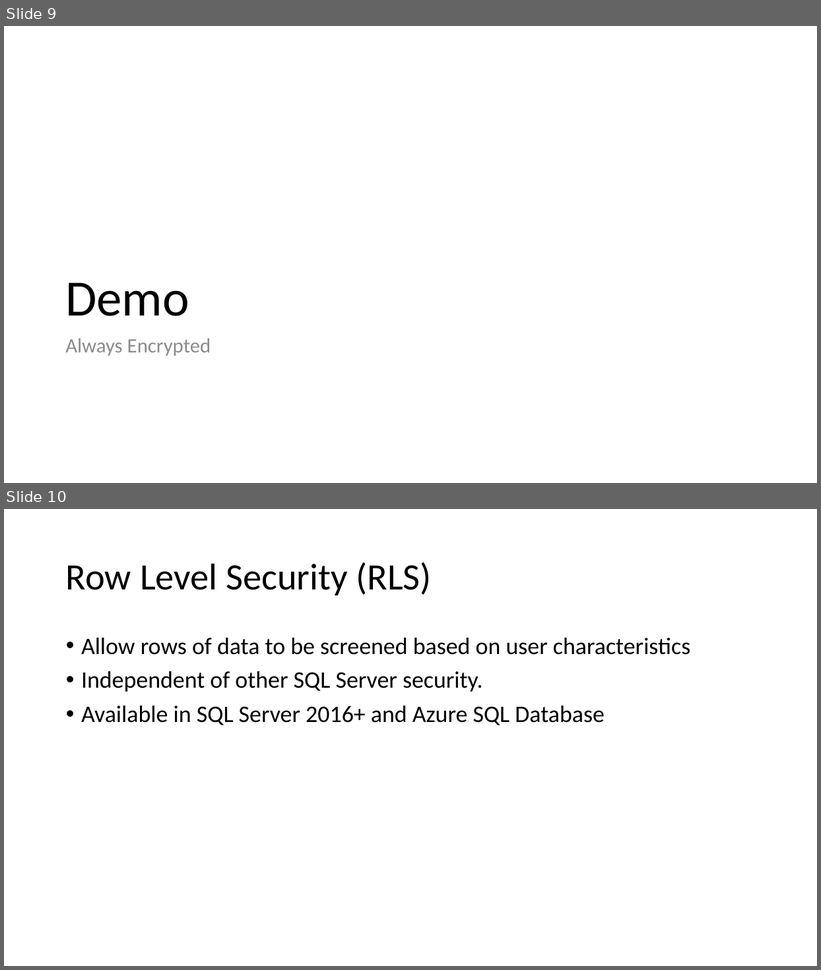
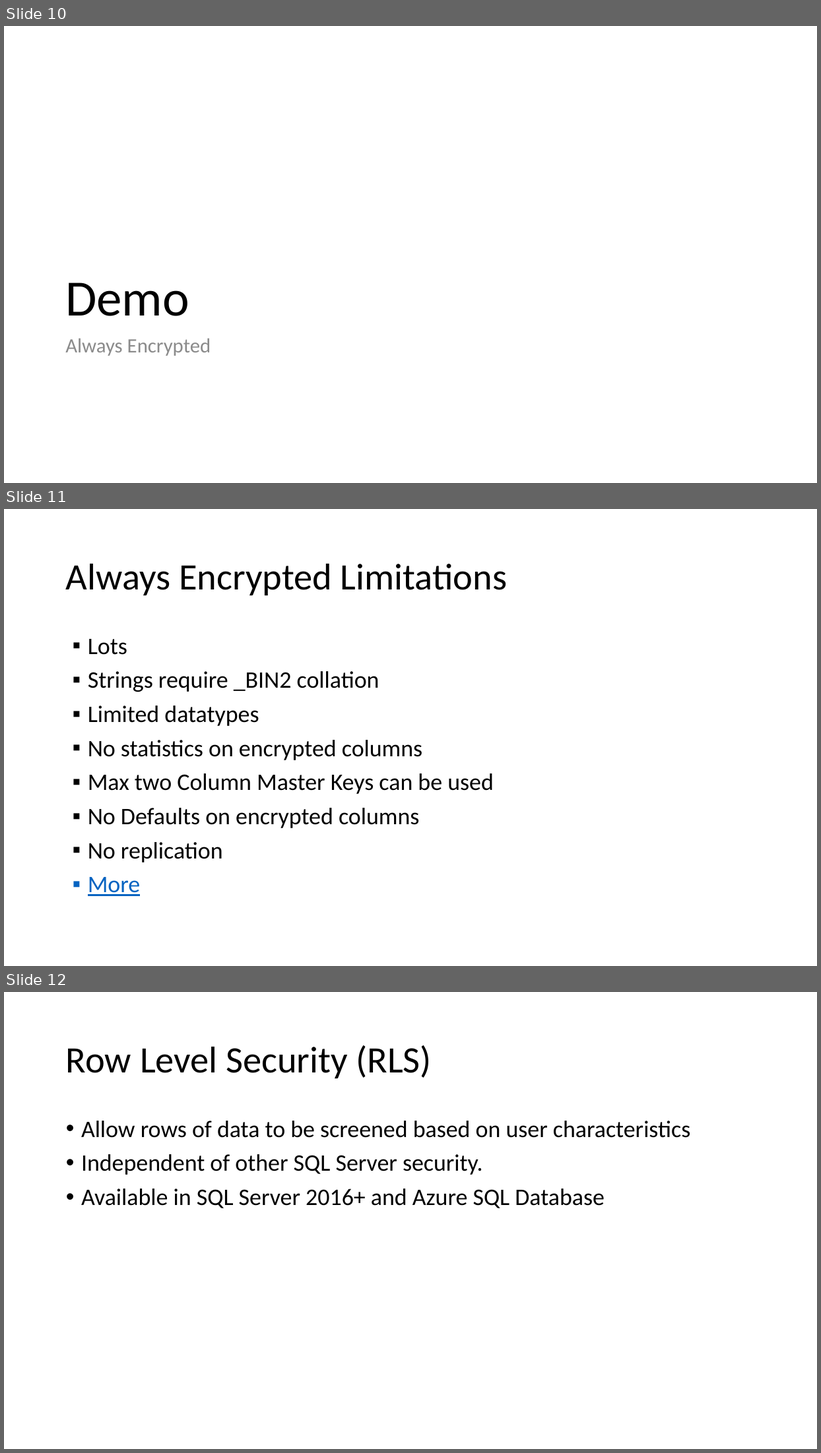
Before and after one commit to way0utwest/EndtoEndEncryptedSQL2016, a slide deck: Getting Started with Encryption in SQL 2016.pptx. Shown one above the other, each under a label of ours: slides 9 and 10 before the commit, slides 10, 11 and 12 after it. The pictures are 821x970 and 821x1453 pixels, drawn with LibreOffice and Linux fonts; fonts in the diff are those of the drawing. Boxes give left, top, right and bottom in pixels: in the first picture for what was removed or moved away, otherwise in the second. Text is boxed around its words. In the diff, an @@ line names an element or a change of style, - is before the commit and + after.

Commit message:
Limitations Updated
Added limitations slides for each section.

```diff
--- a/Getting Started with Encryption in SQL 2016.pptx
+++ b/Getting Started with Encryption in SQL 2016.pptx
@@ slide 11 added at (4,509,817,966), background #FFFFFF @@
@@ title added at (66,563,507,595), 44 pt, text #000000 @@
+Always Encrypted Limitations
@@ text added at (88,639,494,896), 28 pt, text #000000 @@
+▪ Lots
+▪ Strings require _BIN2 collation
+▪ Limited datatypes
+▪ No statistics on encrypted columns
+▪ Max two Column Master Keys can be used
+▪ No Defaults on encrypted columns
+▪ No replication
+▪ More
@@ what was slide 9 is now slide 10 @@
@@ what was slide 10 is now slide 12 @@
```
Also in this commit, not shown: 2 other slides added.
